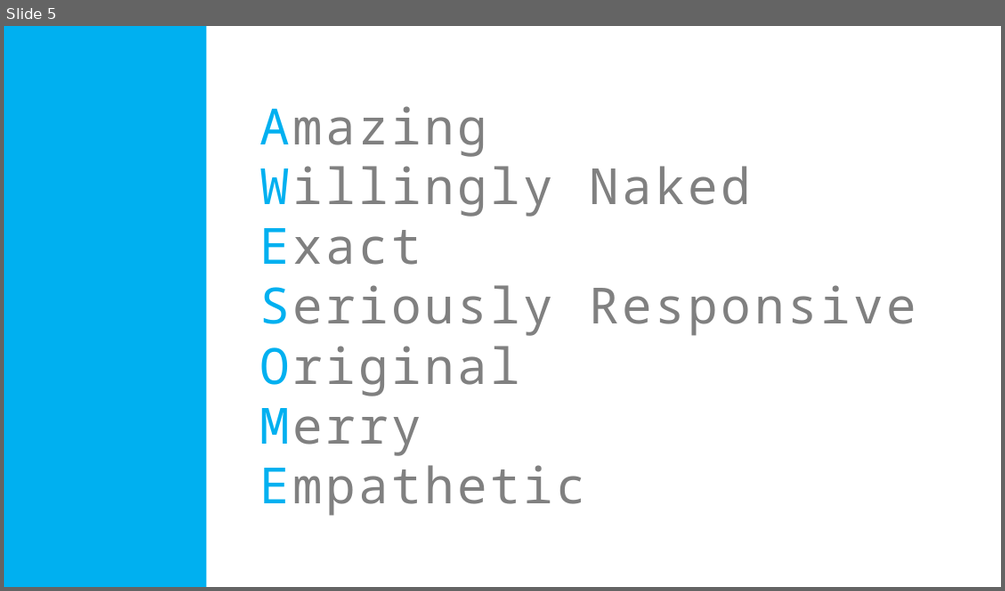
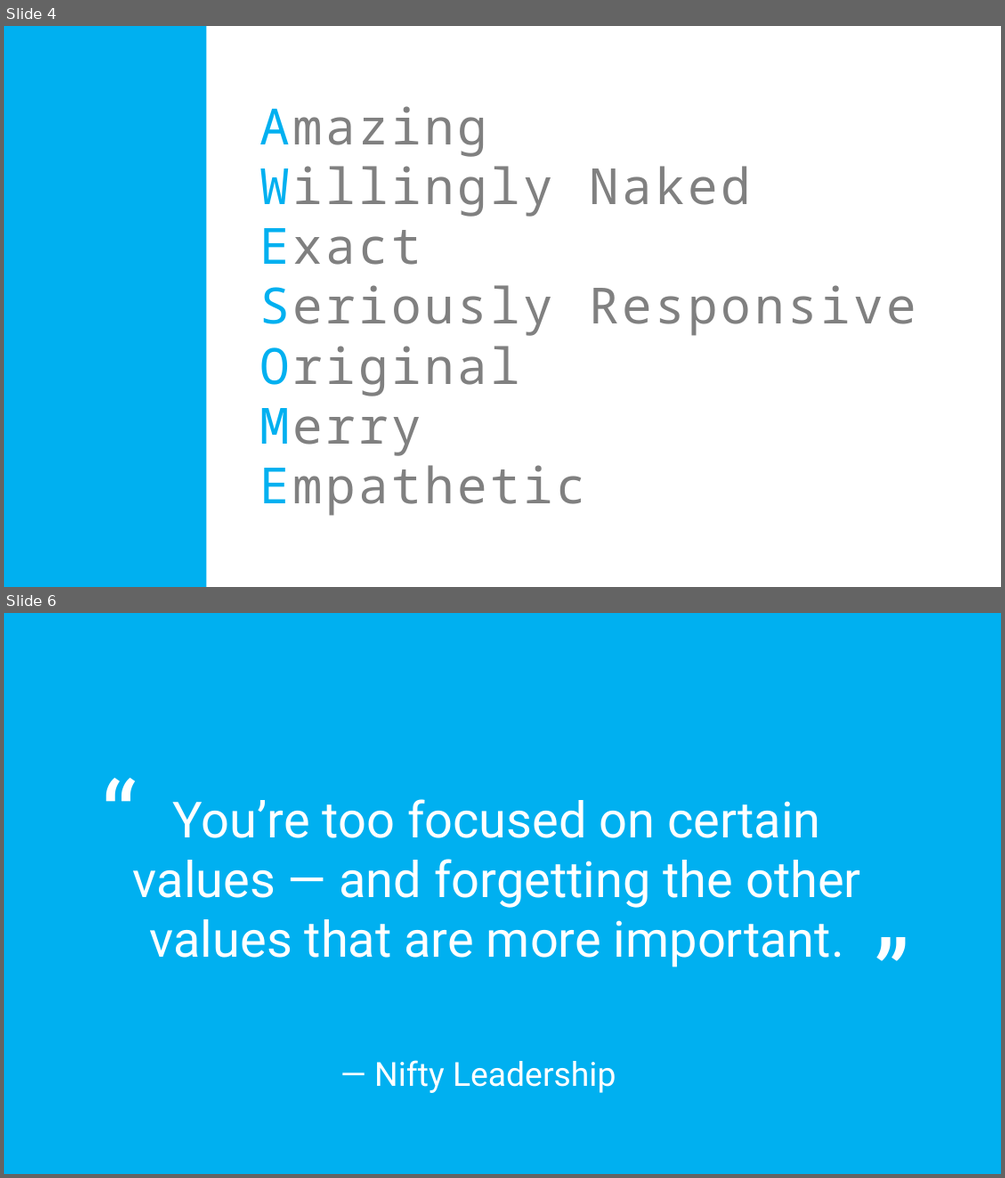
Before and after one commit to amadorchavez/amadorchavez.github.io, a slide deck: nifty/Culture.Values.pptx. Shown one above the other, each under a label of ours: slide 5 before the commit, slides 4 and 6 after it; the slides between them are not shown. The pictures are 1005x591 and 1005x1178 pixels, drawn with LibreOffice and Linux fonts; fonts in the diff are those of the drawing. Boxes give left, top, right and bottom in pixels: in the first picture for what was removed or moved away, otherwise in the second. Text is boxed around its words. In the diff, an @@ line names an element or a change of style, - is before the commit and + after.

```diff
--- a/nifty/Culture.Values.pptx
+++ b/nifty/Culture.Values.pptx
@@ slide 6 added at [4, 613, 1001, 1174], background #FFFFFF @@
@@ rectangle added at [4, 613, 1001, 1174], fill #00B0F0 @@
@@ text added at [94, 751, 194, 879], 96 pt, text #FFFFFF @@
+“
@@ text added at [133, 799, 861, 967], 48 pt, text #FFFFFF @@
+You’re too focused on certain values — and forgetting the other values that are more important.
@@ text added at [867, 909, 967, 1038], 96 pt, text #FFFFFF @@
+”
@@ text added at [374, 1060, 615, 1093], 32 pt, text #FFFFFF @@
+— Nifty Leadership
@@ what was slide 5 is now slide 4 @@
```
Also in this commit, not shown: 12 slides changed, 16 other slides added, 2 slides removed, 49 other files.
